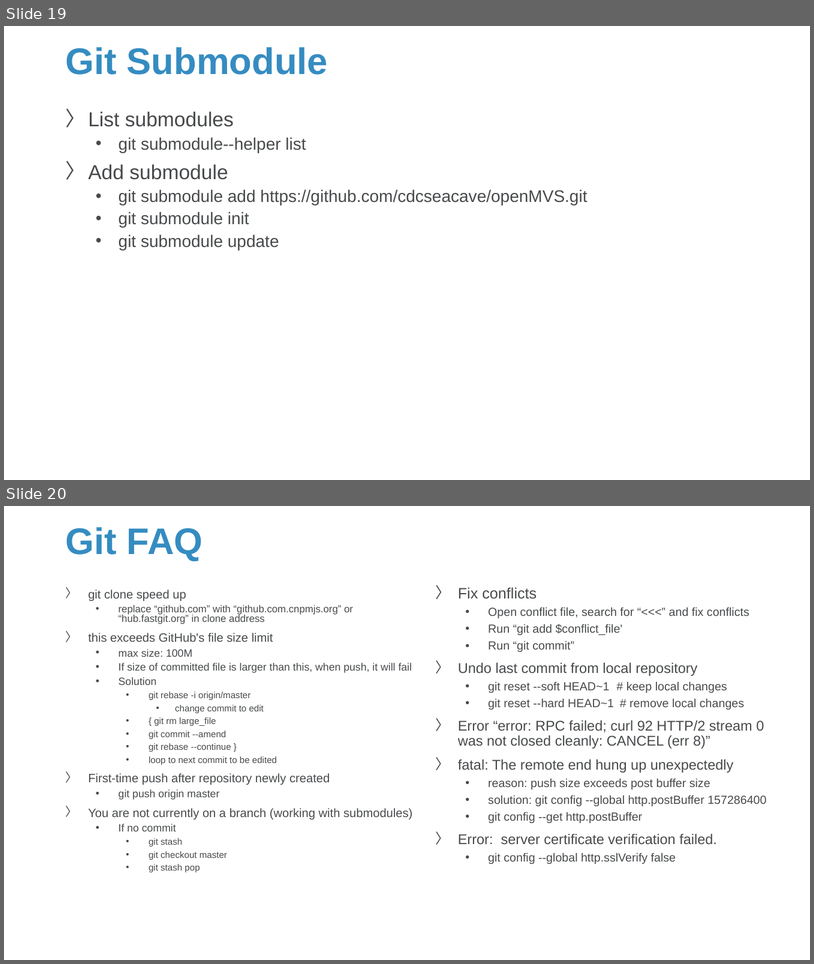
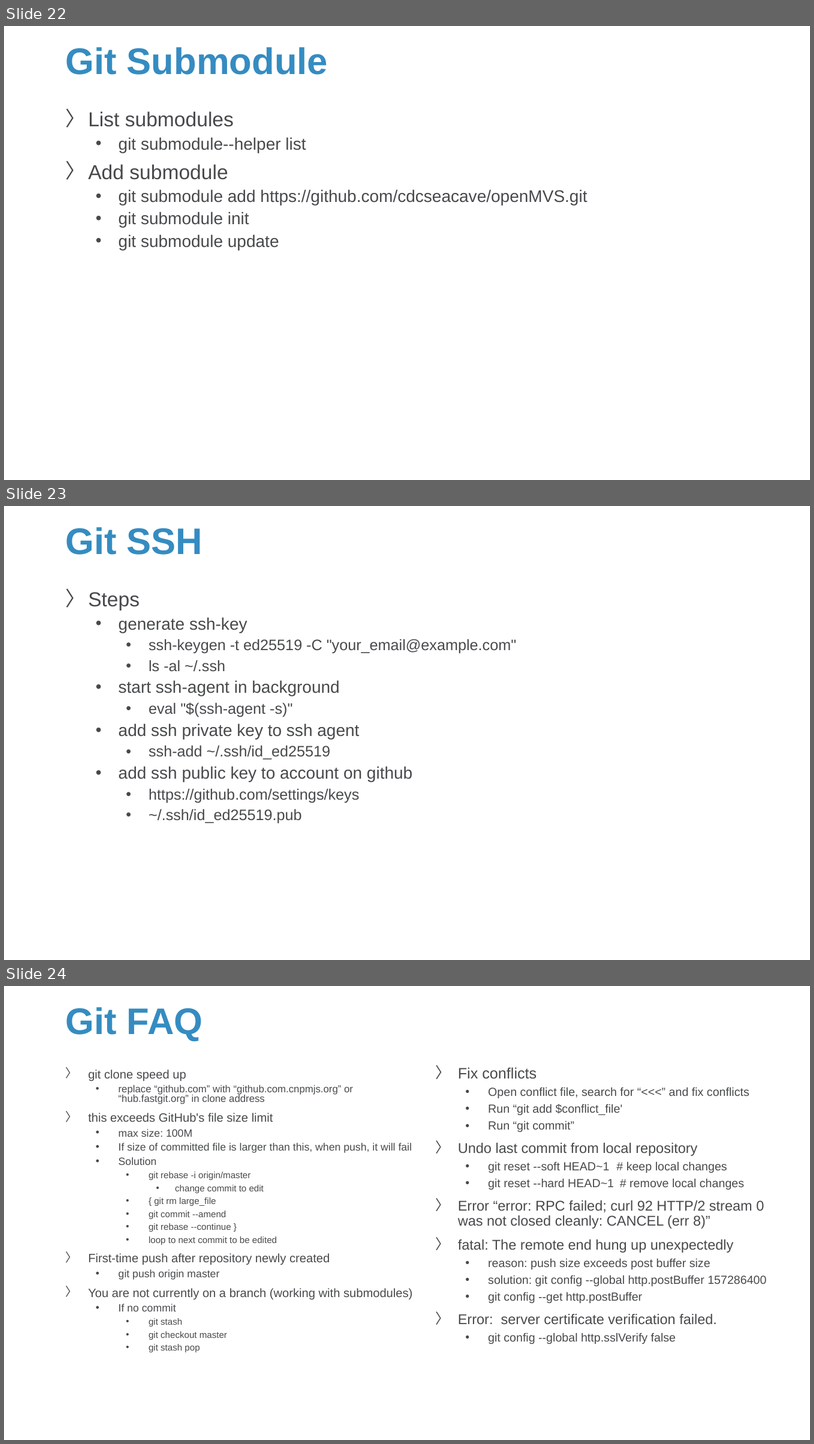
Before and after one commit to Sparks-Lu/TechNotes, a slide deck: Linux/Linux_Notes.pptx. Shown one above the other, each under a label of ours: slides 19 and 20 before the commit, slides 22, 23 and 24 after it. The pictures are 814x964 and 814x1444 pixels, drawn with LibreOffice and Linux fonts; fonts in the diff are those of the drawing; background and template pictures are left out. Boxes give left, top, right and bottom in pixels: in the first picture for what was removed or moved away, otherwise in the second. Text is boxed around its words. In the diff, an @@ line names an element or a change of style, - is before the commit and + after.

```diff
--- a/Linux/Linux_Notes.pptx
+++ b/Linux/Linux_Notes.pptx
@@ slide 23 added at [4,506,810,960], background picture (left out) @@
@@ title added at [65,527,203,555], 44 pt, text #358CC1, bold @@
+Git SSH
@@ text added at [88,592,516,823], 18 pt, text #47494B @@
+〉 Steps
+  • generate ssh-key
+    • ssh-keygen -t ed25519 -C "your_email@example.com"
+    • ls -al ~/.ssh
+  • start ssh-agent in background
+    • eval "$(ssh-agent -s)"
+  • add ssh private key to ssh agent
+    • ssh-add ~/.ssh/id_ed25519
+  • add ssh public key to account on github
+    • https://github.com/settings/keys
+    • ~/.ssh/id_ed25519.pub
@@ what was slide 19 is now slide 22 @@
@@ what was slide 20 is now slide 24 @@
```
Also in this commit, not shown: 6 slides changed, 9 other slides added, 1 other file.
